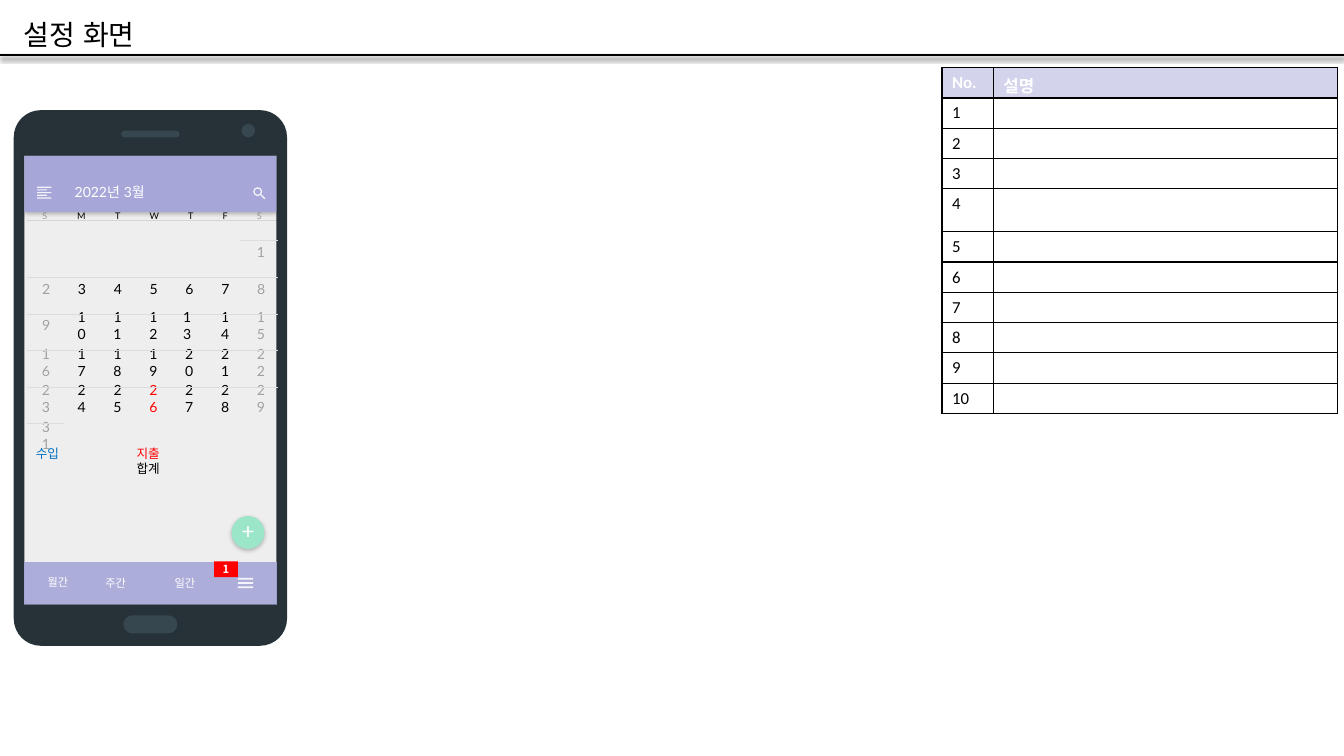
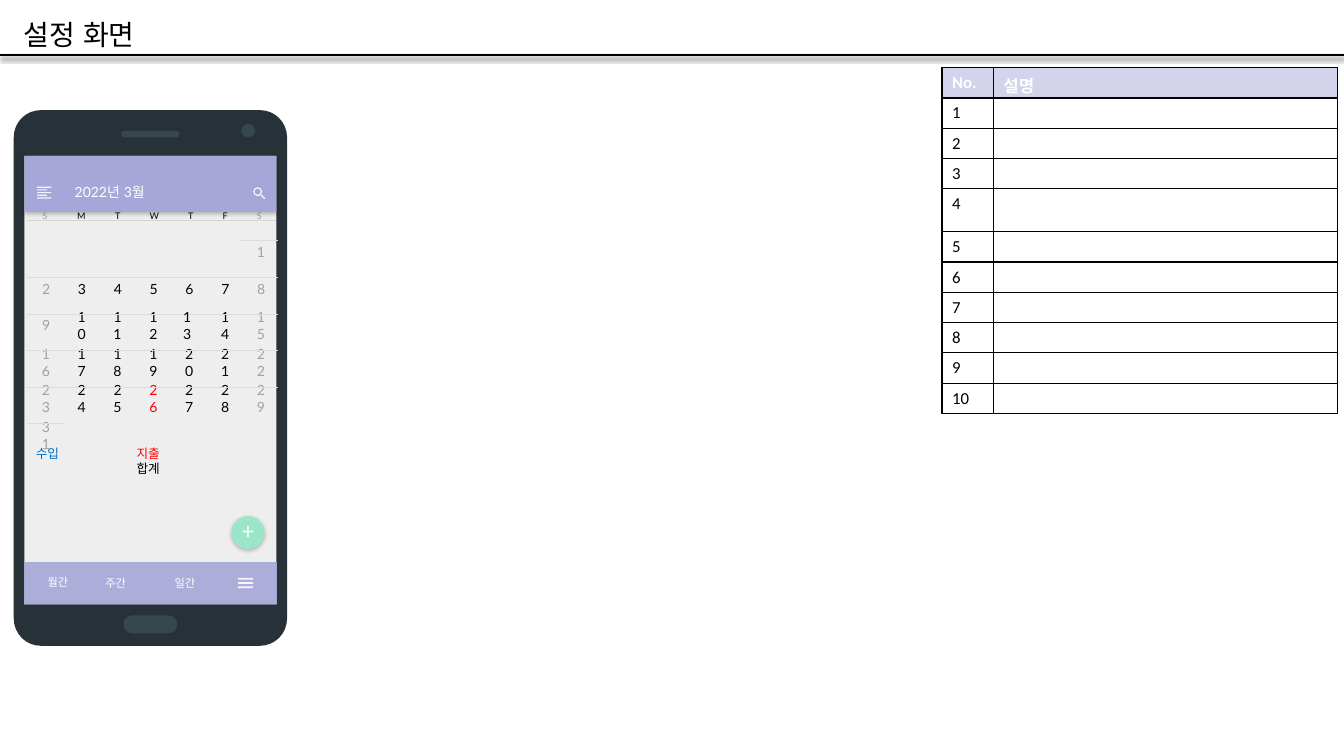
Before and after one commit to JeonSangHyuck/CapstoneDesign, a slide deck: slide 16 of docs/design/UI 설계서.pptx (slide 15 before the commit). Drawn at 1344x756 pixels with LibreOffice and Linux fonts; fonts in the diff are those of the drawing. Boxes give left, top, right and bottom in pixels: in the first picture for what was removed or moved away, otherwise in the second. Text is boxed around its words. In the diff, an @@ line names an element or a change of style, - is before the commit and + after.

```diff
--- a/docs/design/UI 설계서.pptx
+++ b/docs/design/UI 설계서.pptx
@@ rectangle removed at [214,562,238,578] @@
-1
```
Also in this commit, not shown: 1 other slide changed, 2 slides added.
